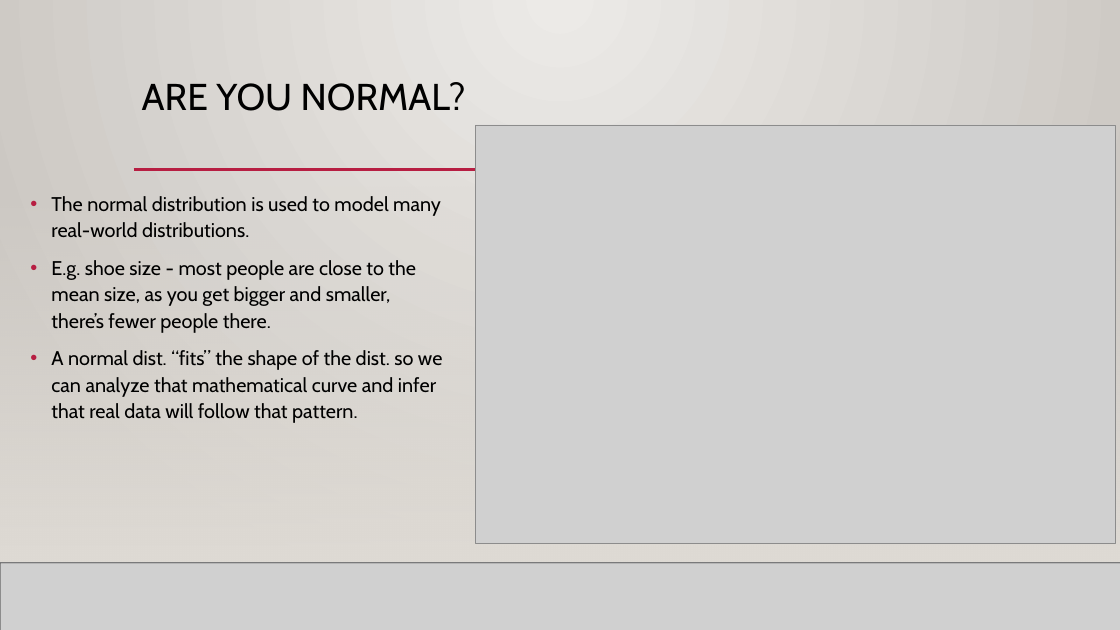
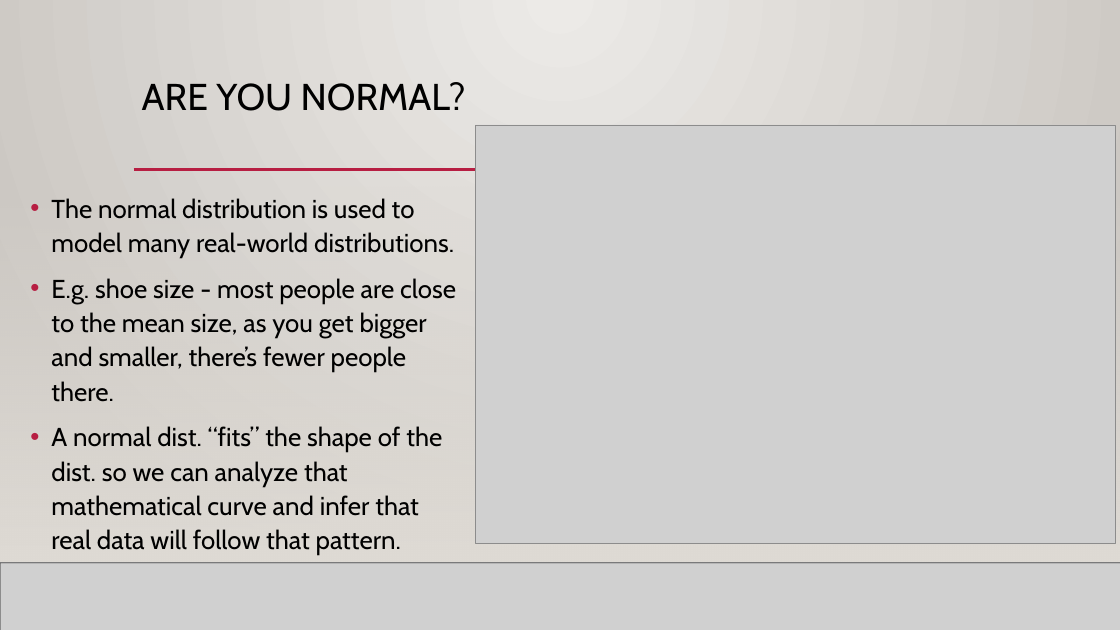
Before and after one commit to SedemSetor/Basic_Stats_in_Python_Student_Repository, a slide deck: slide 8 of reference_material/slides/008_Analytical_Distributions.pptx (slide 5 before the commit). Drawn at 1120x630 pixels with LibreOffice and Linux fonts; fonts in the diff are those of the drawing; grey boxes stand for pictures; background and template pictures are left out. Boxes give left, top, right and bottom in pixels: in the first picture for what was removed or moved away, otherwise in the second. Text is boxed around its words. In the diff, an @@ line names an element or a change of style, - is before the commit and + after.

```diff
--- a/reference_material/slides/008_Analytical_Distributions.pptx
+++ b/reference_material/slides/008_Analytical_Distributions.pptx
@@ text "The normal distribution is used ..." at <box>51,198,456,554</box>: size 17 to 22.2 pt @@
```
Also in this commit, not shown: 6 other slides changed, 13 slides added, 6 other files.
